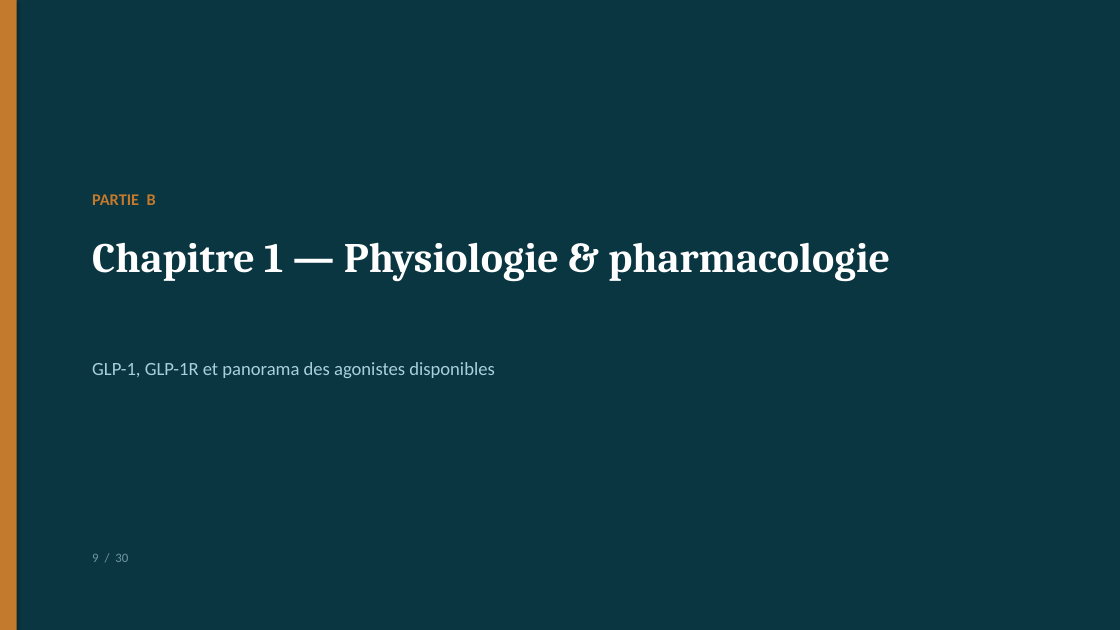
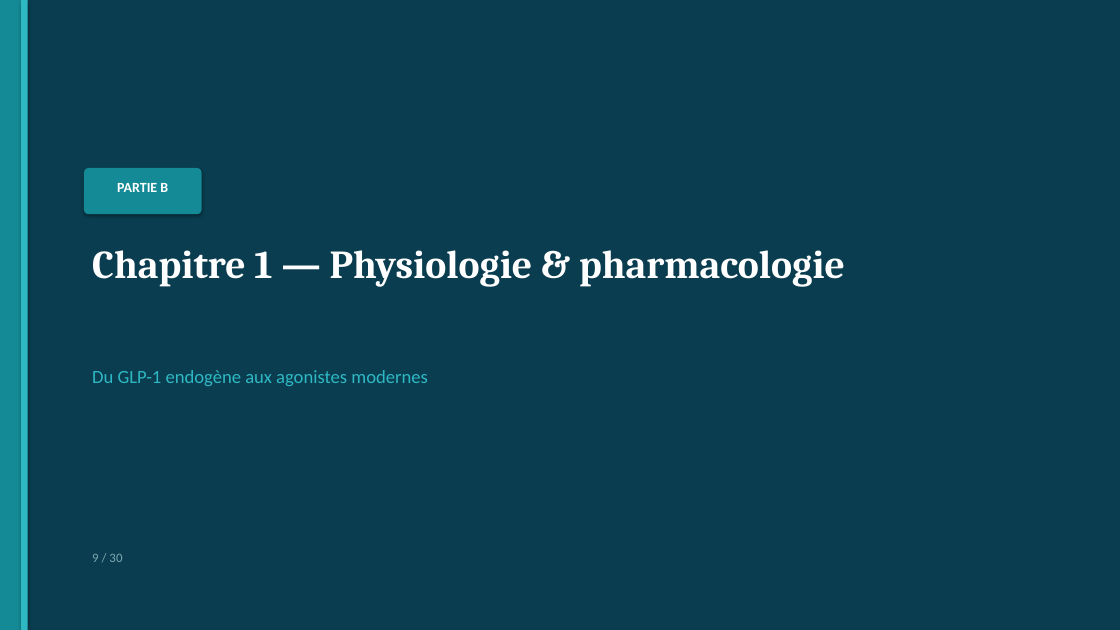
Before and after one commit to Mashtal-Platform/mashtal-platform, a slide deck: slide 9 of docs/presentation/Soutenance_GLP1_Parkinson.pptx. Drawn at 1120x630 pixels with LibreOffice and Linux fonts; fonts in the diff are those of the drawing. Boxes give left, top, right and bottom in pixels: in the first picture for what was removed or moved away, otherwise in the second. Text is boxed around its words. In the diff, an @@ line names an element or a change of style, - is before the commit and + after.

```diff
--- a/docs/presentation/Soutenance_GLP1_Parkinson.pptx
+++ b/docs/presentation/Soutenance_GLP1_Parkinson.pptx
@@ rectangle at <box>0,0,1120,630</box>: fill #0A3642 to #0A3D4F @@
@@ rectangle: place and size @@
-rectangle at <box>0,0,17,630</box>
+rectangle at <box>0,0,21,630</box>
@@ rectangle at <box>0,0,21,630</box>: fill #C47A2C to #148A96 @@
@@ rectangle added at <box>21,0,28,630</box>, fill #2EB8C4 @@
@@ text "PARTIE B": place and size @@
-text "PARTIE B" at <box>92,194,156,205</box>
+text "PARTIE B" at <box>117,183,168,192</box>
@@ text "PARTIE B" at <box>117,183,168,192</box>: size 14 to 12 pt, text colour #C47A2C to #FFFFFF; alignment left to centre @@
@@ rounded rectangle added at <box>84,168,202,214</box>, fill #148A96 @@
@@ text "Chapitre 1 — Physiologie & ...": place and size @@
-text "Chapitre 1 — Physiologie & ..." at <box>92,242,890,282</box>
+text "Chapitre 1 — Physiologie & ..." at <box>92,250,845,287</box>
@@ text "Chapitre 1 — Physiologie & ..." at <box>92,250,845,287</box>: size 36 to 34 pt @@
@@ text at <box>92,370,427,386</box>: text changed; text colour #A8D0D8 to #2EB8C4 @@
-GLP-1, GLP-1R et panorama des agonistes disponibles
+Du GLP-1 endogène aux agonistes modernes
@@ text "9 / 30" at <box>92,554,122,562</box>: text colour #7098A0 to #7AA8B0 @@
```
Also in this commit, not shown: 27 other slides changed, 2 slides added, 2 slides removed, 9 other files.
